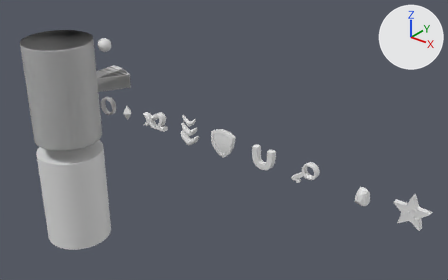
Two versions of the FBX model Assets/Models/models.fbx, one commit apart.
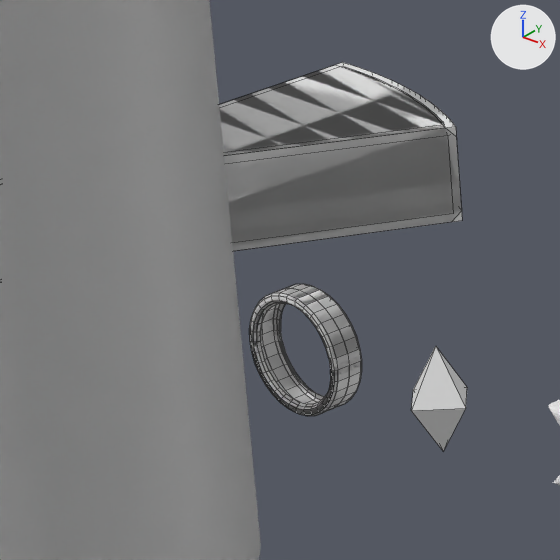
The first picture shows the older version from a 50 mm lens placed at (7.14, -5.16, 3.3), pointed at (2.52, 0.61, -0.28). The close-ups show both versions on the part from 15% to 32% of the width and 20% to 48% of the height of that picture; other places that the commit changed are outside them. Every picture has the same lights, and +X, +Y and +Z are marked at upper right. The close-ups show mesh edges as thin lines. Where no turn or scale is listed for an object, it has been applied to the vertices. Vertices at the same position are counted once.

Before the edit, the objects in view are built like this:
```python
me_circle_001 = bpy.data.meshes.new('Circle.001')
me_circle_001.from_pydata(...)  # 744 vertices, 696 faces; spans x -0.125..0.125, y -0.035..0.035, z -0.125..0.125
me_circle_002 = bpy.data.meshes.new('Circle.002')
me_circle_002.from_pydata(...)  # 46 vertices, 25 faces; spans x 0.0..0.5, y 0.0..1.0, z -0.107..0.107
me_circle_006 = bpy.data.meshes.new('Circle.006')
me_circle_006.from_pydata(...)  # 96 vertices, 77 faces; spans x 0.0..0.491, y 0.0..1.0, z -0.107..0.107
ob_coin = bpy.data.objects.new('Coin', me_circle_001)
ob_coin.location = (0.981, 0.0, 0.001)
ob_segment_default = bpy.data.objects.new('Segment_Default', me_circle_002)
ob_segment_default.location = (0.0, 0.0, 0.0)
ob_segment_neon2 = bpy.data.objects.new('Segment_Neon2', me_circle_006)
ob_segment_neon2.location = (0.0, 0.0, 0.0)
# also in view: 'Segment_Haker2' at (0.25, 0.5, 0.0); 'Crystal.001' at (1.36, 0.0, 0.0); 'Tube_Default' at (0.0, 0.0, 0.0)
```
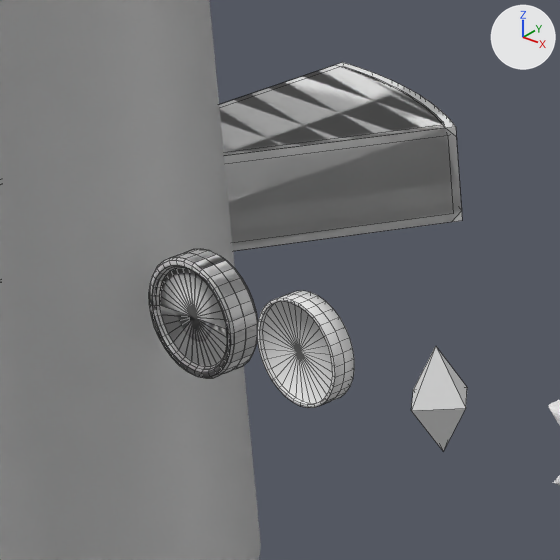
Location of each change, [x1, y1, x2, y2] in pixels of the close-ups (560 x 560 px):
'Coin', reshaped, moved (13% narrower, 11% shorter)
    before: [250, 284, 362, 416]
    after: [257, 291, 354, 408]
'Coin2', added
    after: [149, 249, 258, 378]
part 1 of me_circle_001, rebuilt (13% narrower, 11% shorter)
    before: [250, 284, 362, 416]
    after: [257, 291, 354, 408]

The change, as a diff of the scene's bpy script:
```diff
--- a/Assets/Models/models.fbx.py
+++ b/Assets/Models/models.fbx.py
@@ me_circle_001 @@
 # used by ob_coin; location = (0.981, 0.0, 0.001)
-me_circle_001.from_pydata(...)  # 744 vertices, 696 faces; spans x -0.125..0.125, y -0.035..0.035, z -0.125..0.125
+me_circle_001.from_pydata(...)  # 226 vertices, 256 faces; spans x -0.111..0.111, y -0.025..0.025, z -0.111..0.111
+# me_circle_001 part 1: the loose piece of 742 vertices spanning x -0.125..0.125, y -0.035..0.035, z -0.125..0.125 is rebuilt with 226 vertices and now spans x -0.111..0.111, y -0.025..0.025, z -0.111..0.111
+# me_circle_001 part 2: the surface is now shaded smooth
@@ me_circle_001_1 @@
+me_circle_001_1.from_pydata(...)  # 744 vertices, 824 faces; spans x -0.125..0.125, y -0.035..0.035, z -0.125..0.125
@@ ob_coin @@
 ob_coin = bpy.data.objects.new('Coin', me_circle_001)
-ob_coin.location = (0.981, 0.0, 0.001)
+ob_coin.location = (0.982, 0.0, 0.002)
@@ ob_coin2 @@
+ob_coin2 = bpy.data.objects.new('Coin2', me_circle_001_1)
+ob_coin2.location = (0.683, 0.0, 0.001)
```
